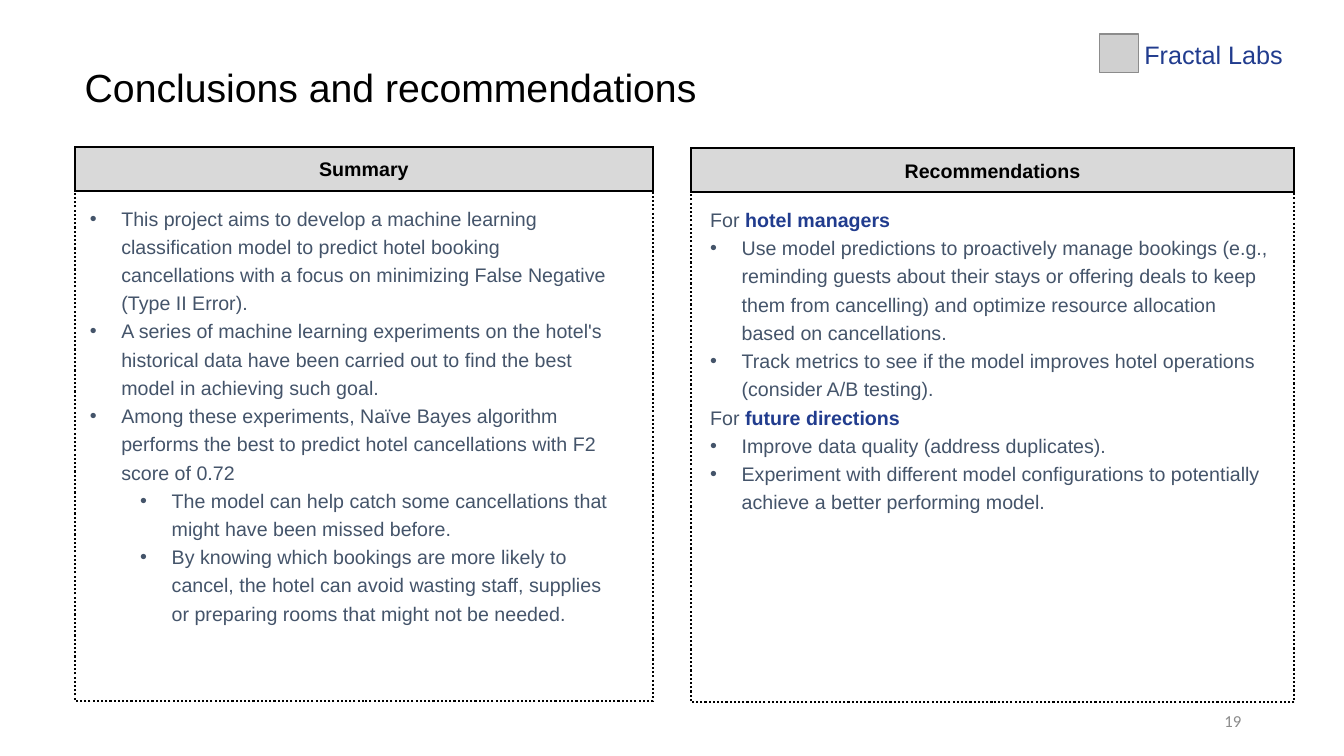
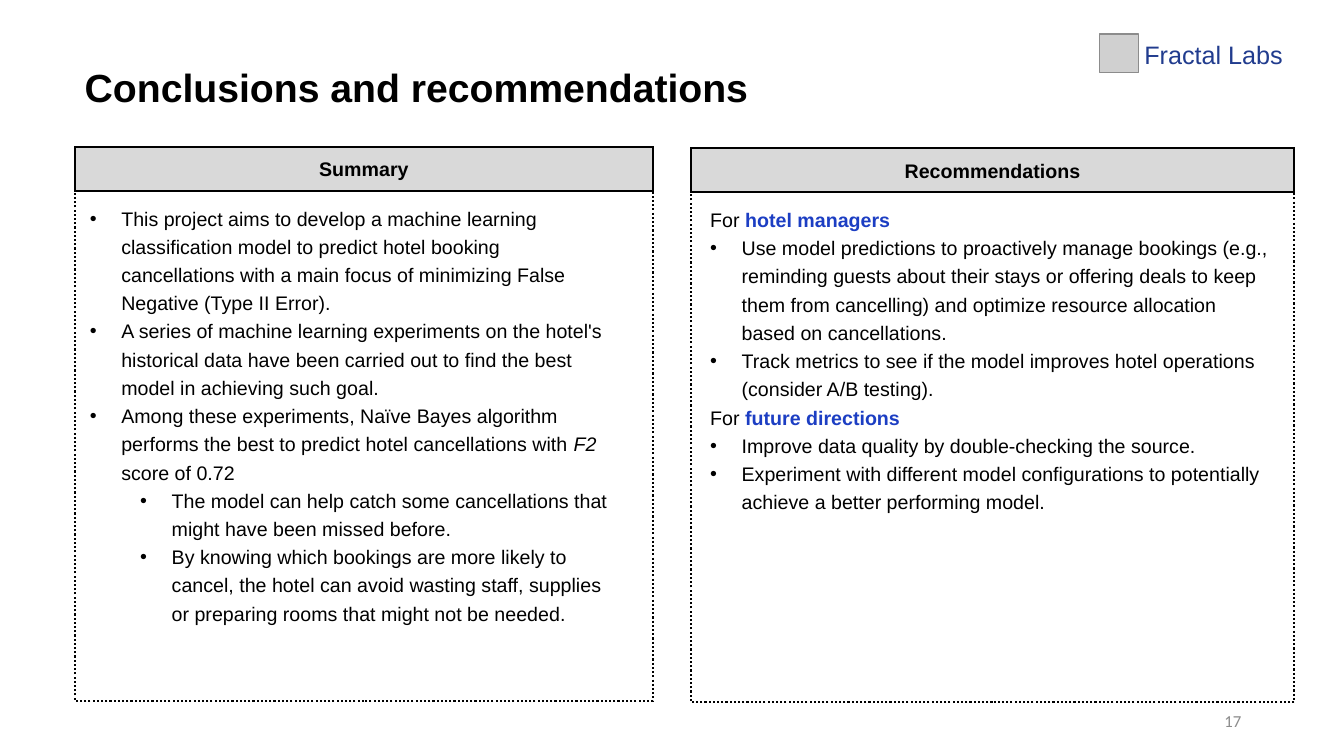
Before and after one commit to LingAdeu/hotel-booking-cancelation-prediction, a slide deck: slide 17 of docs/hotel-cancellation.pptx (slide 19 before the commit). Drawn at 1344x756 pixels with LibreOffice and Linux fonts; fonts in the diff are those of the drawing; grey boxes stand for pictures. Boxes give left, top, right and bottom in pixels: in the first picture for what was removed or moved away, otherwise in the second. Text is boxed around its words. In the diff, an @@ line names an element or a change of style, - is before the commit and + after.

```diff
--- a/docs/hotel-cancellation.pptx
+++ b/docs/hotel-cancellation.pptx
@@ title "Conclusions and recommendations" at (85,73,748,103): bold on @@
@@ text in rectangle at (121,211,565,314): text changed; text colour #44546A to #000000 @@
-• This project aims to develop a machine learning classification model to predict hotel booking cancellations with a focus on minimizing False Negative (Type II Error).
+• This project aims to develop a machine learning classification model to predict hotel booking cancellations with a main focus of minimizing False Negative (Type II Error).
@@ text in rectangle at (710,212,1268,513): text colour #44546A to #000000 in "For", "Use model predictions to proactively manage bookings ...", "Track metrics to see if the model ...", "For" and 1 more places; text colour #213C8E to #1C3EC3 in "hotel managers", "future directions" @@
@@ text in rectangle at (121,323,607,625): text colour #44546A to #000000 in "A series of machine learning experiments on ...", "Among these experiments, Naïve Bayes algorithm performs ...", "The model can help catch some cancellations ...", "By knowing which bookings are more likely ..."; italic on in "F2" @@
@@ text in rectangle at (742,438,1195,457): text changed; text colour #44546A to #000000 @@
-• Improve data quality (address duplicates).
+• Improve data quality by double-checking the source.
@@ page number at (1224,716,1241,727): text changed @@
-19
+17
```
Also in this commit, not shown: 12 other slides changed, 4 slides added, 6 slides removed, 3 other files.
